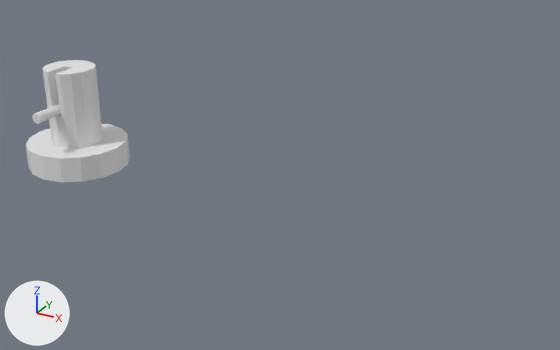
Renders of the Blender file Assets/Visuals/Turrets.blend from each side of a commit.
Both versions are drawn from a 50 mm camera at (2.652, -2.71, 1.467) aimed at (1.144, 0.033, 0.096). Arrows for +X, +Y and +Z are at lower left; the lights stay in place. The older version comes first.

Names of what the first picture shows: 'CannonS' and 1 more.
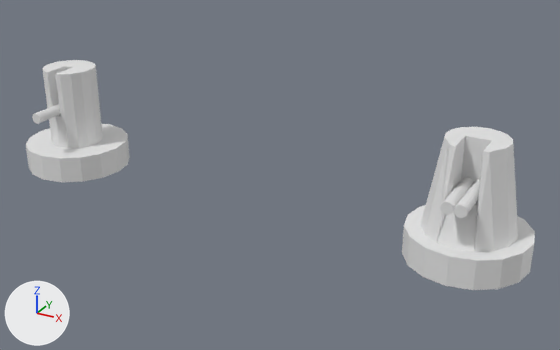
The newer file is also turned or shifted as a whole; pictures and numbers use the older file's frame.

Location of each change, (x1, y1, x2, y2) in pixels of the pictures (560 x 350 px):
'HeavyS', added: after (402, 127, 535, 290)
'HeavySBarrel', added: after (440, 177, 480, 218)

Diff of the bpy script that builds the scene:
```diff
--- a/Assets/Visuals/Turrets.blend.py
+++ b/Assets/Visuals/Turrets.blend.py
@@ me_cube_003 @@
+me_cube_003.from_pydata(...)  # 64 vertices, 36 faces; spans x -0.05..0.05, y -0.025..0.025, z 0.0..0.25
@@ me_cube_002 @@
+me_cube_002.from_pydata(...)  # 72 vertices, 46 faces; spans x -0.25..0.25, y -0.063..0.438, z -0.25..0.25
@@ ob_heavysbarrel @@
+ob_heavysbarrel = bpy.data.objects.new('HeavySBarrel', me_cube_003)
+ob_heavysbarrel.location = (2.0, 0.0, 0.25)
+ob_heavysbarrel.rotation_euler = (1.571, 0.0, 0.0)  # degrees (90, 0, 0)
@@ ob_heavys @@
+ob_heavys = bpy.data.objects.new('HeavyS', me_cube_002)
+ob_heavys.location = (2.0, 0.0, 0.0)
+ob_heavys.rotation_euler = (1.571, 0.0, 0.0)  # degrees (90, 0, 0)
```
